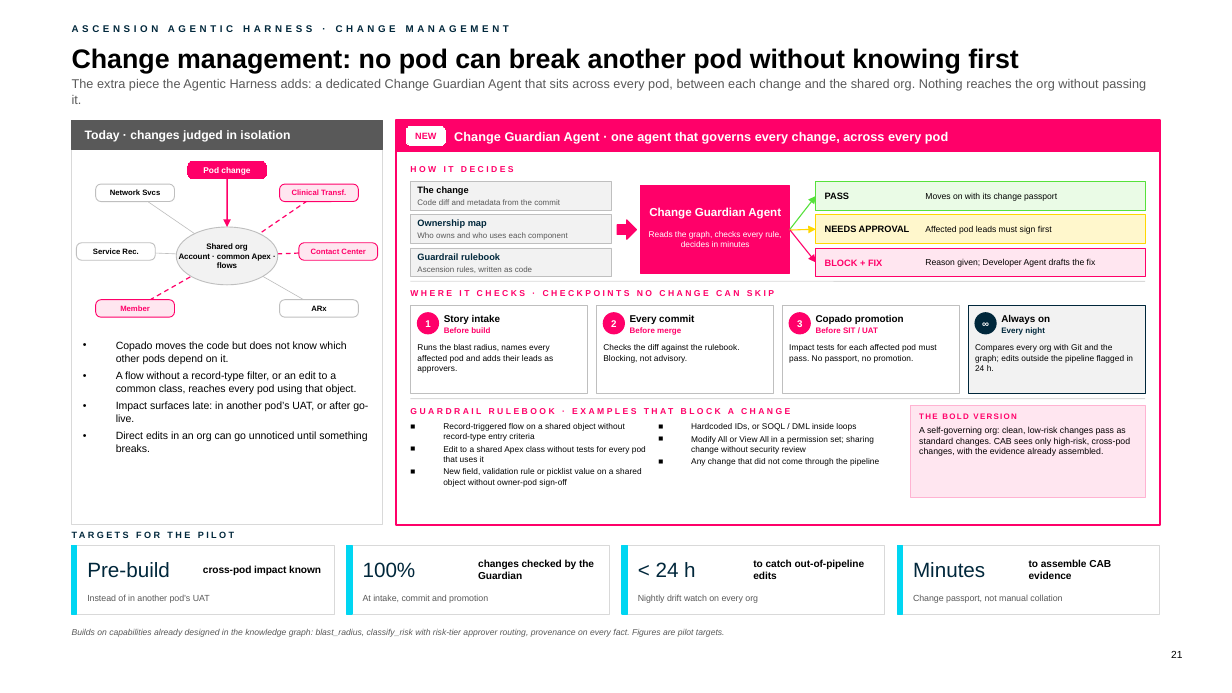
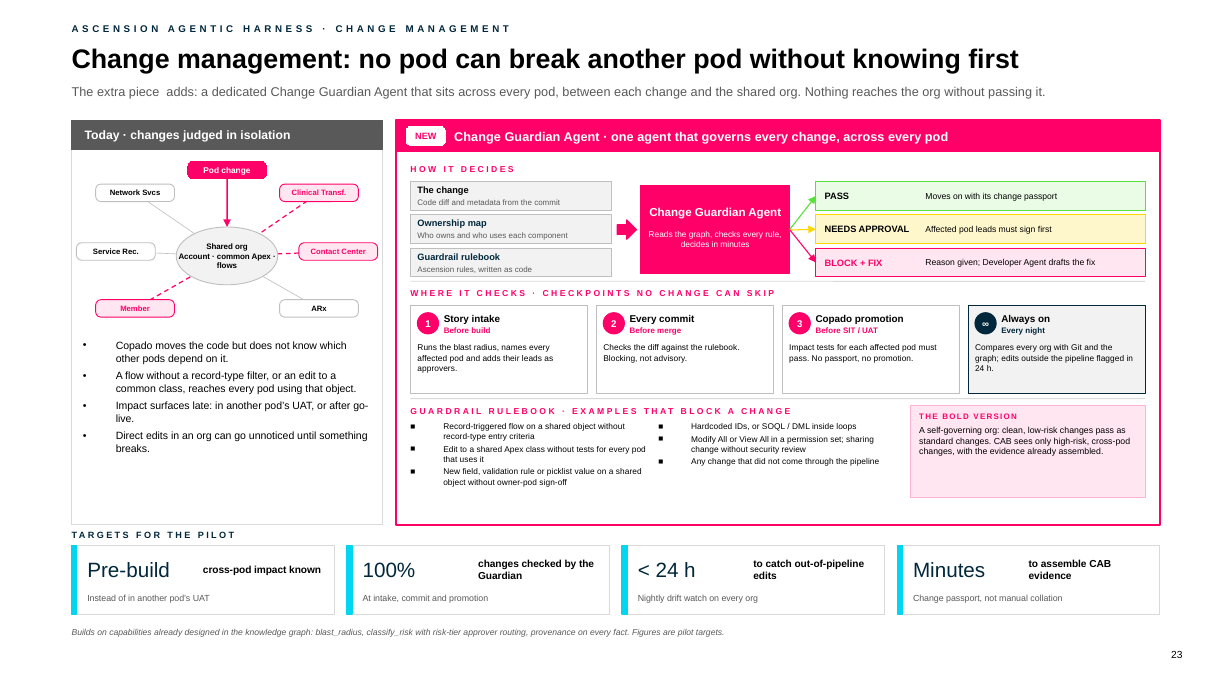
Before and after one commit to chintasurya/Design, a slide deck: slide 23 of poc/Ascension Agentic Harness.pptx (slide 21 before the commit). Drawn at 1232x693 pixels with LibreOffice and Linux fonts; fonts in the diff are those of the drawing; background and template pictures are left out. Boxes give left, top, right and bottom in pixels: in the first picture for what was removed or moved away, otherwise in the second. Text is boxed around its words. In the diff, an @@ line names an element or a change of style, - is before the commit and + after.

```diff
--- a/poc/Ascension Agentic Harness.pptx
+++ b/poc/Ascension Agentic Harness.pptx
@@ text at [72, 87, 1046, 99]: text changed @@
-The extra piece the Agentic Harness adds: a dedicated Change Guardian Agent that sits across every pod, between each change and the shared org. Nothing reaches the org without passing it.
+The extra piece adds: a dedicated Change Guardian Agent that sits across every pod, between each change and the shared org. Nothing reaches the org without passing it.
@@ page number at [1171, 651, 1182, 658]: text changed @@
-21
+23
```
Also in this commit, not shown: 17 other slides changed, 8 slides added, 2 slides removed, 3 other files.
